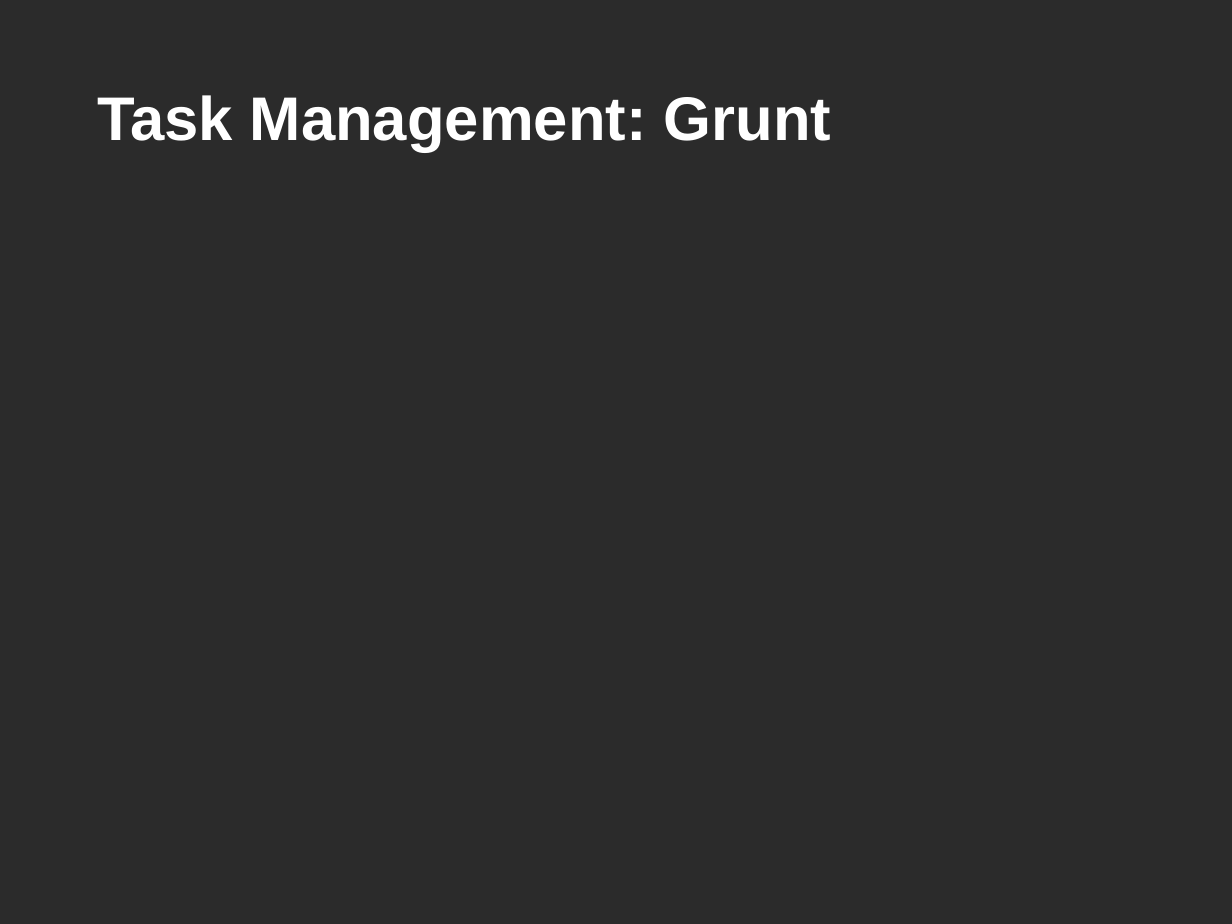
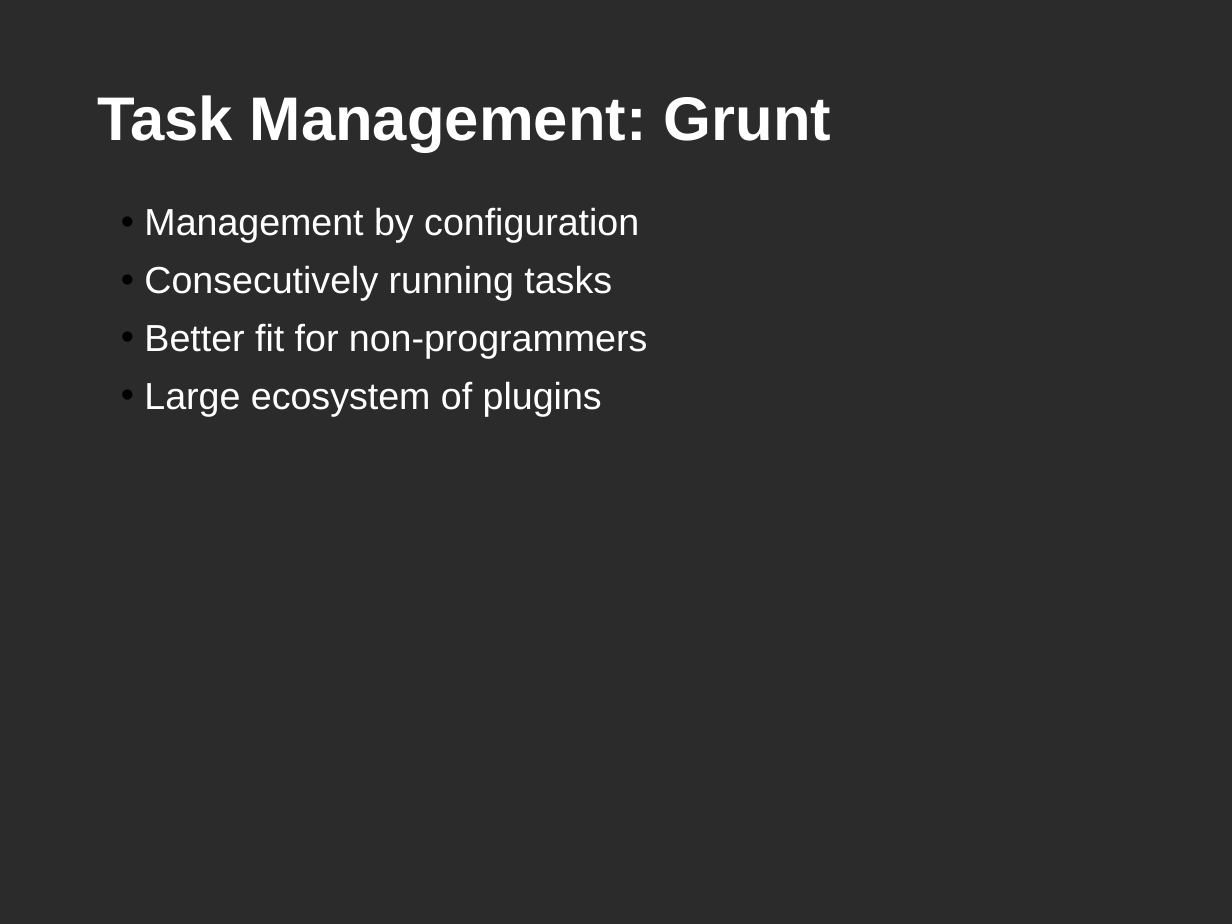
Before and after one commit to derrickwilliams/js-node-tools-toi, a slide deck: slide 26 of it.pptx (slide 27 before the commit). Drawn at 1232x924 pixels with LibreOffice and Linux fonts; fonts in the diff are those of the drawing; background and template pictures are left out; a plain dark background stands for a picture behind light text. Boxes give left, top, right and bottom in pixels: in the first picture for what was removed or moved away, otherwise in the second. Text is boxed around its words. In the diff, an @@ line names an element or a change of style, - is before the commit and + after.

```diff
--- a/it.pptx
+++ b/it.pptx
@@ text added at [144,207,647,416], 22 pt, text #FFFFFF @@
+• Management by configuration
+• Consecutively running tasks
+• Better fit for non-programmers
+• Large ecosystem of plugins
```
Also in this commit, not shown: 5 other slides changed, 5 slides added, 1 slide removed, 8 other files.
